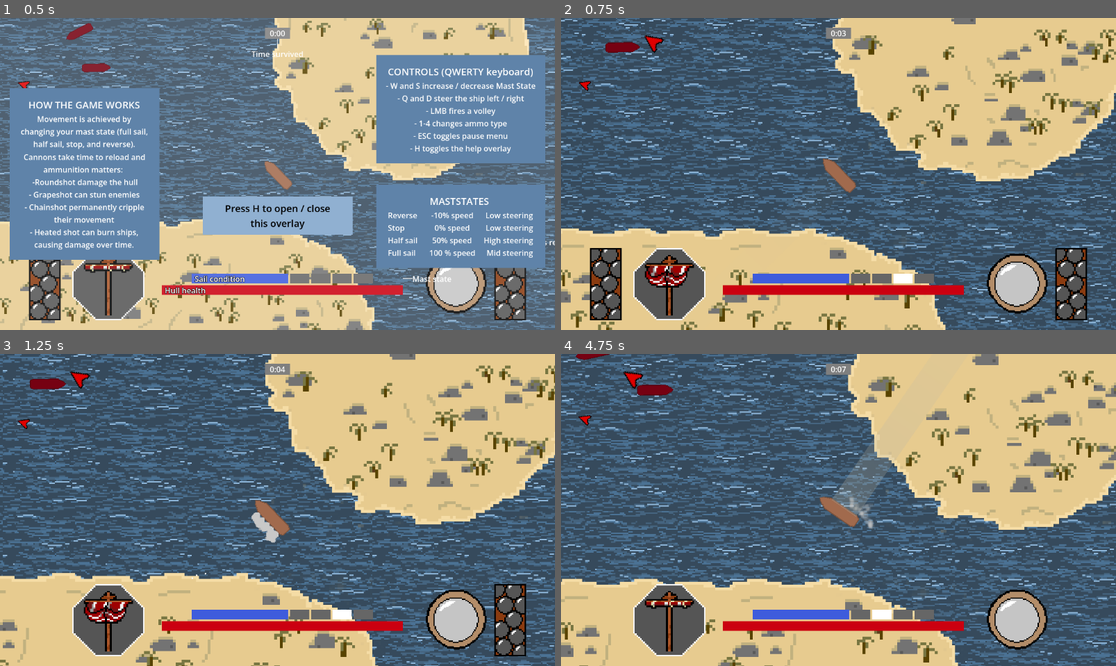
Above: before the commit, frames 1-4 (two rows, left to right).
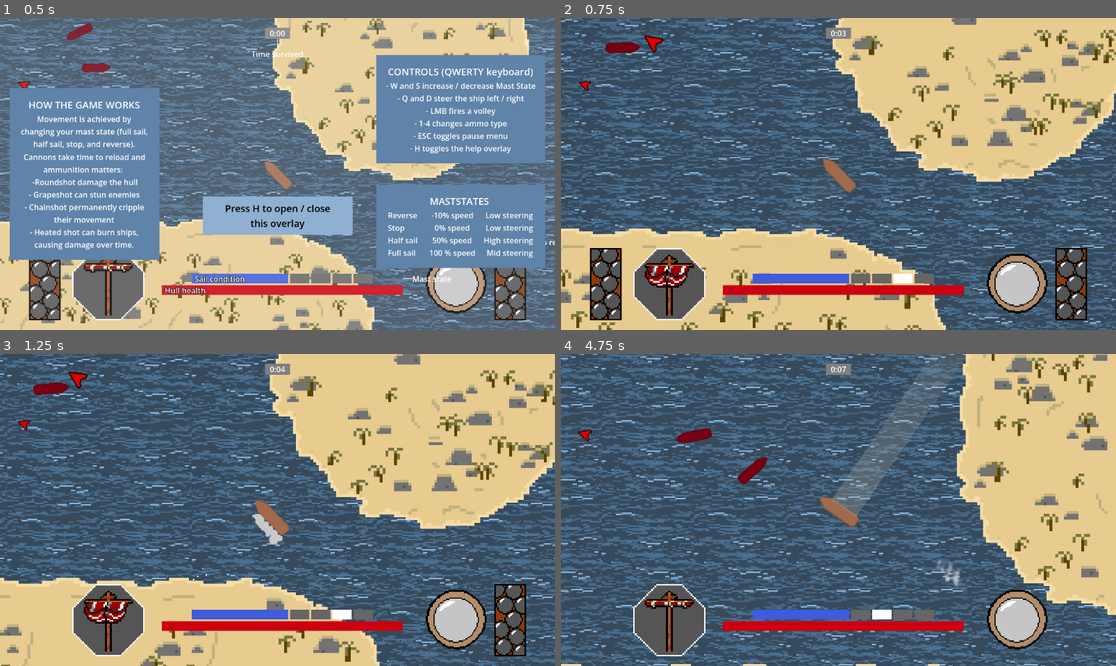
Above: after the commit, the same moments.

Repository: thibautkochjung-gif/Cannonade
Game: Godot game, scene res://Nodes/game.tscn
Two runs of this game, one before a commit and one after it. Both use one fixed random seed, a clock stepped at 60 frames per second and the inputs below.
Inputs (mouse positions are in pixels of both pictures, inside the frame that each line leads up to):
- Up to frame 1 (0.5 s): no input
- Up to frame 2 (0.75 s): tap H (toggle_help) at 0.5 s; move the mouse to (810, 236) at 0.52 s; hold W (speed_up) from 0.53 s (still down); hold Shift (boost_speed, bound only after the commit) from 0.53 s (still down); click (810, 236) at 0.67 s
- Up to frame 3 (1.25 s): keep holding W (speed_up); keep holding Shift (boost_speed, bound only after the commit)
- Up to frame 4 (4.75 s): release W (speed_up) at 1.25 s; release Shift (boost_speed, bound only after the commit) at 1.25 s; drag from (1005, 556) to (832, 516) at 1.27 s; move the mouse to (672, 463) at 2.02 s; hold A (steer_left) 2.03-2.75 s; hold 2 (ammo_2) 2.03-2.75 s; tap Shift (boost_speed, bound only after the commit) at 2.3, 3.8 s; drag from (866, 510) to (672, 463) at 2.77 s; move the mouse to (755, 432) at 3.52 s; hold S (slow_down) 3.53-4.25 s; hold 4 (ammo_4) 3.53-4.25 s; drag from (960, 494) to (755, 432) at 4.27 s

Frame 1 is identical in both runs. In frame 2, 9.4% of the frame differs, in the area x 0-100%, y 0-100%; in frame 3, 35%; in frame 4, 55%.
Error in both runs: Invalid call. Nonexistent function 'get_available_ammo_count' in base 'Node (AmmoManager)'. (res://Scripts/ammo_reminder_popup.gd:29)

Commit message:
Added officer's relay station upgrade

Diff:
--- /dev/null
+++ b/Nodes/officers_relay_sation.tscn
@@ -0,0 +1,18 @@
+[gd_scene format=3 uid="uid://dix84mvrn6n52"]
+
+[ext_resource type="Script" uid="uid://bj7kr6orpb5g5" path="res://Scripts/officers_relay_station.gd" id="1_x4ify"]
+
+[node name="OfficersRelaySation" type="Node2D" unique_id=1306703386]
+script = ExtResource("1_x4ify")
+boost_speed_multiplier = 10.0
+
+[node name="BoostTimer" type="Timer" parent="." unique_id=1819488896]
+wait_time = 10.0
+one_shot = true
+
+[node name="CooldownTimer" type="Timer" parent="." unique_id=1730510441]
+wait_time = 10.0
+one_shot = true
+
+[connection signal="timeout" from="BoostTimer" to="." method="_on_boost_timer_timeout"]
+[connection signal="timeout" from="CooldownTimer" to="." method="_on_cooldown_timer_timeout"]
--- a/Nodes/runstate.tscn
+++ b/Nodes/runstate.tscn
@@ -4,8 +4,9 @@
 [ext_resource type="Resource" uid="uid://ddv63ntc6nj6x" path="res://Resources/Module Layouts/BasicLoadoutLayout.tres" id="2_54nyp"]
 [ext_resource type="Script" uid="uid://d0o6balsh07kt" path="res://Scripts/module_data.gd" id="3_g1sr2"]
 [ext_resource type="Resource" uid="uid://bmenav6ihk0o7" path="res://Resources/Modules/RoundShotModule.tres" id="4_d565v"]
+[ext_resource type="Resource" uid="uid://b8ltyvxs7xhb8" path="res://Resources/Modules/OfficersRelayStation.tres" id="5_54nyp"]
 
 [node name="RunState" type="Node" unique_id=1989746334]
 script = ExtResource("1_kkvug")
 loadout_layout = ExtResource("2_54nyp")
-default_modules = Array[ExtResource("3_g1sr2")]([ExtResource("4_d565v")])
+default_modules = Array[ExtResource("3_g1sr2")]([ExtResource("4_d565v"), ExtResource("5_54nyp")])
--- /dev/null
+++ b/Resources/Modules/OfficersRelayStation.tres
@@ -0,0 +1,12 @@
+[gd_resource type="Resource" script_class="ModuleData" format=3 uid="uid://b8ltyvxs7xhb8"]
+
+[ext_resource type="Script" uid="uid://d0o6balsh07kt" path="res://Scripts/module_data.gd" id="1_b6fix"]
+[ext_resource type="PackedScene" uid="uid://dix84mvrn6n52" path="res://Nodes/officers_relay_sation.tscn" id="1_qyyv3"]
+
+[resource]
+script = ExtResource("1_b6fix")
+slot_type = 2
+display_name = "Officer's Relay Station"
+description = "Grants speed boost ability"
+component_scene = ExtResource("1_qyyv3")
+metadata/_custom_type_script = "uid://d0o6balsh07kt"
--- /dev/null
+++ b/Scripts/officers_relay_station.gd
@@ -0,0 +1,40 @@
+extends Node
+
+@export var boost_speed_multiplier: float = 1.5
+@export var boost_duration: float = 2.0
+@export var cooldown_time: float = 20.0
+
+var ship: CharacterBody2D
+var status_effects: StatusEffects
+var can_activate: bool = true
+
+
+func _ready() -> void:
+	ship = get_parent()
+	status_effects = ship.get_node("StatusEffects")
+	$BoostTimer.wait_time = boost_duration
+	$CooldownTimer.wait_time = cooldown_time
+
+
+func _unhandled_input(event: InputEvent) -> void:
+	if not event.is_action_pressed("boost_speed"):
+		return
+	if not can_activate or status_effects.is_stunned():
+		return
+	_activate_boost()
+
+
+func _activate_boost() -> void:
+	can_activate = false
+	ship.set("boost_multiplier", boost_speed_multiplier)
+	$BoostTimer.start()
+
+
+func _on_boost_timer_timeout() -> void:
+	ship.set("boost_multiplier", 1.0)
+	$CooldownTimer.start()
+
+
+
+func _on_cooldown_timer_timeout() -> void:
+	can_activate = true
--- a/Scripts/player.gd
+++ b/Scripts/player.gd
@@ -37,13 +37,26 @@
 
 var loadout_speed_multiplier: float = 1.0
 var loadout_angular_multiplier: float = 1.0
+var boost_multiplier: float = 1.0
 
 func _ready() -> void:
 	$LeftBroadside.fired.connect(_on_broadside_fired)
 	$RightBroadside.fired.connect(_on_broadside_fired)
+
 	loadout_speed_multiplier = RunState.get_aggregate_multiplier("speed_multiplier")
 	loadout_angular_multiplier = RunState.get_aggregate_multiplier("steering_multiplier")
+	_instantiate_module_behaviors()
+
 	GameManagerScene.on_player_ready(self)
+
+
+func _instantiate_module_behaviors() -> void:
+	for slot_type in ModuleData.SlotType.values():
+		for module: ModuleData in RunState.get_equipped_modules(slot_type):
+			if module != null and module.component_scene != null:
+				var behavior := module.component_scene.instantiate()
+				add_child(behavior)
+
 
 func _unhandled_input(event: InputEvent) -> void:
 
@@ -99,7 +112,7 @@
 		move_and_slide()
 		return
 
-	var target_speed = SPEED_MAP[current_mast_state] * max_speed * sail_condition.get_speed_multiplier() * loadout_speed_multiplier
+	var target_speed = SPEED_MAP[current_mast_state] * max_speed * sail_condition.get_speed_multiplier() * loadout_speed_multiplier * boost_multiplier
 	current_speed = lerp(current_speed, target_speed, acceleration_factor)
 	var target_angular_speed = ANGULAR_SPEED_MAP[current_mast_state] * max_angular_speed * sail_condition.get_turn_multiplier() * loadout_angular_multiplier
 	current_angular_speed = lerp(current_angular_speed, target_angular_speed, angular_acceleration_factor)
--- a/project.godot
+++ b/project.godot
@@ -75,6 +75,11 @@
 "events": [Object(InputEventKey,"resource_local_to_scene":false,"resource_name":"","device":-1,"window_id":0,"alt_press …(192 unchanged characters)…
 ]
 }
+boost_speed={
+"deadzone": 0.2,
+"events": [Object(InputEventKey,"resource_local_to_scene":false,"resource_name":"","device":-1,"window_id":0,"alt_pressed":false,"shift_pressed":false,"ctrl_pressed":false,"meta_pressed":false,"pressed":false,"keycode":0,"physical_keycode":4194325,"key_label":0,"unicode":0,"location":0,"echo":false,"script":null)
+]
+}
 
 [physics]
 
Not shown, added: Scripts/officers_relay_station.gd.uid
